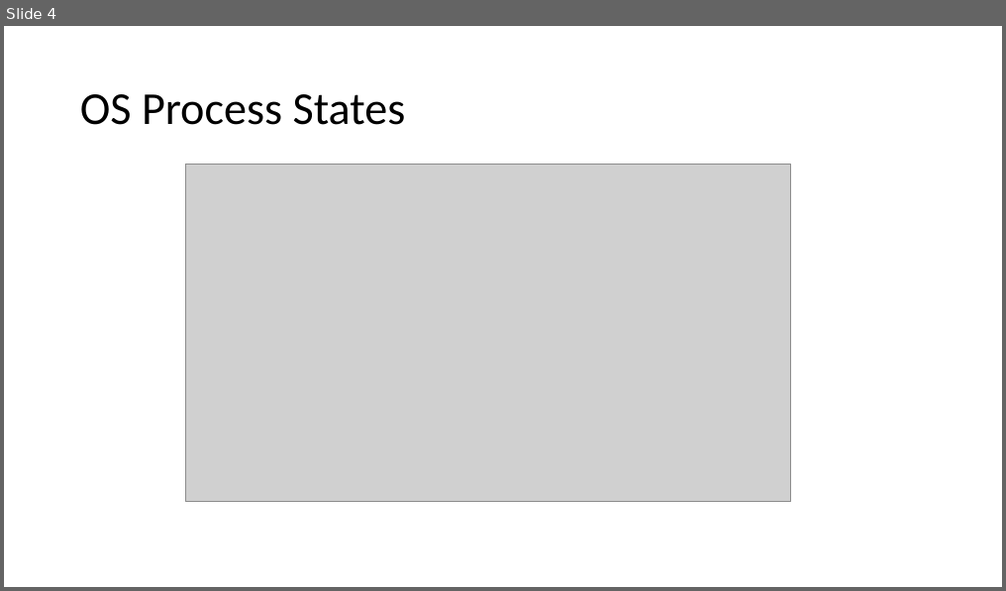
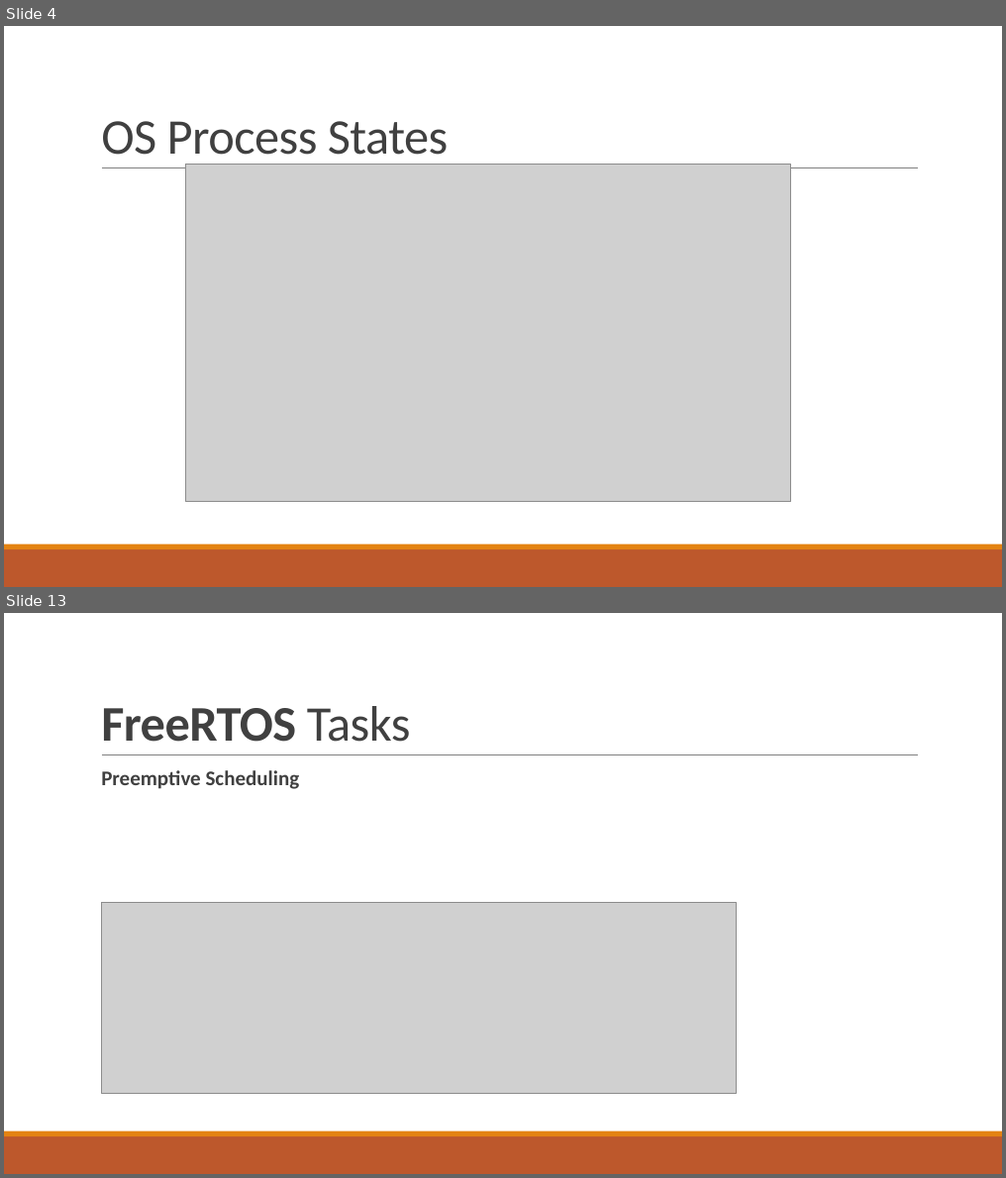
Before and after one commit to tfineich/INTRO_Projekt, a slide deck: Recap_SW5_Ineichen_Stecher.pptx. Shown one above the other, each under a label of ours: slide 4 before the commit, slides 4 and 13 after it; the slides between them are not shown. The pictures are 1006x591 and 1006x1178 pixels, drawn with LibreOffice and Linux fonts; fonts in the diff are those of the drawing; grey boxes stand for pictures. Boxes give left, top, right and bottom in pixels: in the first picture for what was removed or moved away, otherwise in the second. Text is boxed around its words. In the diff, an @@ line names an element or a change of style, - is before the commit and + after.

```diff
--- a/Recap_SW5_Ineichen_Stecher.pptx
+++ b/Recap_SW5_Ineichen_Stecher.pptx
@@ slide 13 added at bbox=[4, 613, 1002, 1174], background #FFFFFF; not listed: 3 template elements that a slide beside it also shows @@
@@ title added at bbox=[101, 706, 411, 742], 48 pt, text #404040, bold @@
+FreeRTOS Tasks
@@ text added at bbox=[101, 770, 300, 789], 20 pt, text #404040, bold @@
+  Preemptive Scheduling
@@ picture added at bbox=[102, 903, 737, 1093] @@
@@ slide 4 changed as well @@
@@ title "OS Process States": place and size @@
-title "OS Process States" at bbox=[80, 94, 406, 125]
+title "OS Process States" at bbox=[101, 121, 449, 166]
@@ title "OS Process States" at bbox=[101, 121, 449, 166]: size 44 to 48 pt, text colour #000000 to #404040, letter spacing 0 to -0.5 pt; line spacing 0.9 to 0.85; vertical alignment middle to bottom @@
@@ line added from (102, 169) to (918, 169), #808080 0.5 pt @@
@@ rectangle added at bbox=[4, 550, 1002, 587], fill #BD582C @@
@@ rectangle added at bbox=[4, 545, 1002, 550], fill #E48312 @@
```
Also in this commit, not shown: 4 other slides changed, 8 other slides added.
